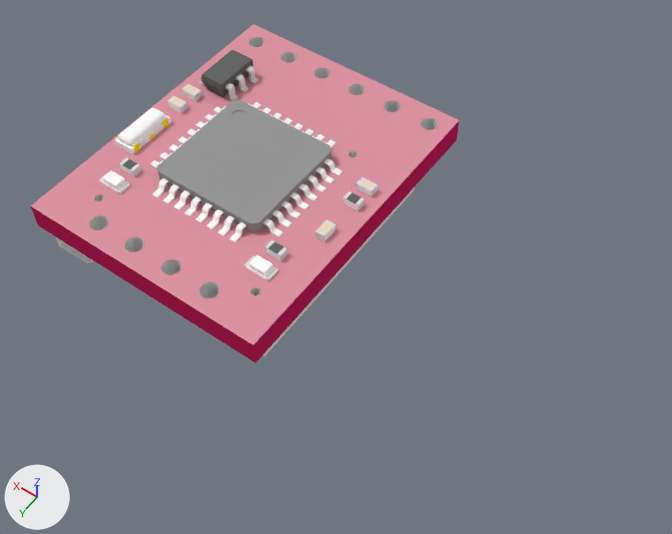
A saved change to the Blender file products/9530/geometry_edit_blender/OpenLog.blend.
One viewpoint serves both versions: a 50 mm camera at (-17.4, 36.7, 38.1) aimed at (0.6, 11.4, -1.6). Arrows for +X, +Y and +Z are at lower left; the lights stay in place.

The scene before the commit, as lines of its bpy script (objects in view):
```python
ob_mesh51_pin_1_1_group6_micro_sd_socket_pp1_model = bpy.data.objects.new('Mesh51 Pin_1_1 Group6 MICRO_SD_SOCKET_PP1 Model', me_mesh51_pin_1_1_group6_micro_sd_socket_pp1_model)
ob_mesh51_pin_1_1_group6_micro_sd_socket_pp1_model.location = (0.0, 0.0, 0.0)
ob_mesh51_pin_1_1_group6_micro_sd_socket_pp1_model.rotation_euler = (1.571, 0.0, 0.0)  # degrees (90, 0, 0)
ob_mesh52_pin_1_2_group6_micro_sd_socket_pp1_model = bpy.data.objects.new('Mesh52 Pin_1_2 Group6 MICRO_SD_SOCKET_PP1 Model', me_mesh52_pin_1_2_group6_micro_sd_socket_pp1_model)
ob_mesh52_pin_1_2_group6_micro_sd_socket_pp1_model.location = (0.0, 0.0, 0.0)
ob_mesh52_pin_1_2_group6_micro_sd_socket_pp1_model.rotation_euler = (1.571, 0.0, 0.0)  # degrees (90, 0, 0)
ob_mesh54_pin_1_4_group6_micro_sd_socket_pp1_model = bpy.data.objects.new('Mesh54 Pin_1_4 Group6 MICRO_SD_SOCKET_PP1 Model', me_mesh54_pin_1_4_group6_micro_sd_socket_pp1_model)
ob_mesh54_pin_1_4_group6_micro_sd_socket_pp1_model.location = (0.0, 0.0, 0.0)
ob_mesh54_pin_1_4_group6_micro_sd_socket_pp1_model.rotation_euler = (1.571, 0.0, 0.0)  # degrees (90, 0, 0)
ob_mesh55_pin_1_5_group6_micro_sd_socket_pp1_model = bpy.data.objects.new('Mesh55 Pin_1_5 Group6 MICRO_SD_SOCKET_PP1 Model', me_mesh55_pin_1_5_group6_micro_sd_socket_pp1_model)
ob_mesh55_pin_1_5_group6_micro_sd_socket_pp1_model.location = (0.0, 0.0, 0.0)
ob_mesh55_pin_1_5_group6_micro_sd_socket_pp1_model.rotation_euler = (1.571, 0.0, 0.0)  # degrees (90, 0, 0)
ob_mesh56_pin_1_6_group6_micro_sd_socket_pp1_model = bpy.data.objects.new('Mesh56 Pin_1_6 Group6 MICRO_SD_SOCKET_PP1 Model', me_mesh56_pin_1_6_group6_micro_sd_socket_pp1_model)
ob_mesh56_pin_1_6_group6_micro_sd_socket_pp1_model.location = (0.0, 0.0, 0.0)
ob_mesh56_pin_1_6_group6_micro_sd_socket_pp1_model.rotation_euler = (1.571, 0.0, 0.0)  # degrees (90, 0, 0)
ob_mesh58_pin_1_8_group6_micro_sd_socket_pp1_model = bpy.data.objects.new('Mesh58 Pin_1_8 Group6 MICRO_SD_SOCKET_PP1 Model', me_mesh58_pin_1_8_group6_micro_sd_socket_pp1_model)
ob_mesh58_pin_1_8_group6_micro_sd_socket_pp1_model.location = (0.0, 0.0, 0.0)
ob_mesh58_pin_1_8_group6_micro_sd_socket_pp1_model.rotation_euler = (1.571, 0.0, 0.0)  # degrees (90, 0, 0)
ob_mesh63_backpad1_body1_micro_sd_socket_pp1_model = bpy.data.objects.new('Mesh63 BackPad1 body1 MICRO_SD_SOCKET_PP1 Model', me_mesh63_backpad1_body1_micro_sd_socket_pp1_model)
ob_mesh63_backpad1_body1_micro_sd_socket_pp1_model.location = (0.0, 0.0, 0.0)
ob_mesh63_backpad1_body1_micro_sd_socket_pp1_model.rotation_euler = (1.571, 0.0, 0.0)  # degrees (90, 0, 0)
ob_mesh64_backpad2_body1_micro_sd_socket_pp1_model = bpy.data.objects.new('Mesh64 BackPad2 body1 MICRO_SD_SOCKET_PP1 Model', me_mesh64_backpad2_body1_micro_sd_socket_pp1_model)
ob_mesh64_backpad2_body1_micro_sd_socket_pp1_model.location = (0.0, 0.0, 0.0)
ob_mesh64_backpad2_body1_micro_sd_socket_pp1_model.rotation_euler = (1.571, 0.0, 0.0)  # degrees (90, 0, 0)
ob_mesh65_body1_micro_sd_socket_pp1_model = bpy.data.objects.new('Mesh65 body1 MICRO_SD_SOCKET_PP1 Model', me_mesh65_body1_micro_sd_socket_pp1_model)
ob_mesh65_body1_micro_sd_socket_pp1_model.location = (0.0, 0.0, 0.0)
ob_mesh65_body1_micro_sd_socket_pp1_model.rotation_euler = (1.571, 0.0, 0.0)  # degrees (90, 0, 0)
# also in view: 'Mesh50 SOT23_5_1 Model' at (13.0, 5.2, 1.4); 'Mesh44 TQFP32_08_1 Model' at (7.6, 10.2, 1.2); 'Mesh8 RESONATOR_SMD1 Model' at (14.1, 11.4, 1.2); 'Mesh1 pcbgroup Model' at (7.6, 9.5, 0.0)
```
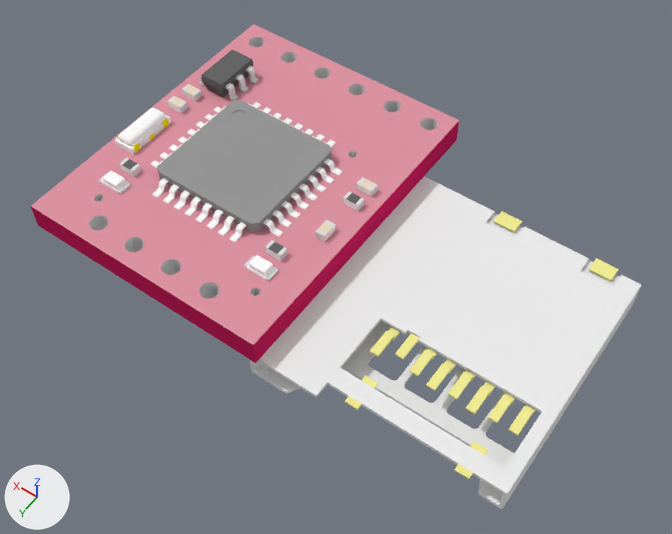
Patch to the scene script:
```diff
--- a/products/9530/geometry_edit_blender/OpenLog.blend.py
+++ b/products/9530/geometry_edit_blender/OpenLog.blend.py
@@ me_mesh65_body1_micro_sd_socket_pp1_model @@
 me_mesh65_body1_micro_sd_socket_pp1_model.from_pydata(...)  # 422 vertices, 639 faces; spans x 0.6..14.6, y -2.5..-0.8, z -18.6..-3.4
+# me_mesh65_body1_micro_sd_socket_pp1_model part 9: the whole mesh is moved by (-14.0, 0.0, -0.2)
 me_mesh65_body1_micro_sd_socket_pp1_model.materials.append(mat_lightgray_1)
@@ me_mesh58_pin_1_8_group6_micro_sd_socket_pp1_model @@
 me_mesh58_pin_1_8_group6_micro_sd_socket_pp1_model.from_pydata(...)  # 16 vertices, 10 faces; spans x 9.36..9.86, y -1.2..-0.8, z -15.05..-6.55
+# me_mesh58_pin_1_8_group6_micro_sd_socket_pp1_model part 4: the whole mesh is moved by (-14.01, 0.0, -0.16)
 me_mesh58_pin_1_8_group6_micro_sd_socket_pp1_model.materials.append(mat_charcoal_1)
@@ me_mesh53_pin_1_3_group6_micro_sd_socket_pp1_model @@
 me_mesh53_pin_1_3_group6_micro_sd_socket_pp1_model.from_pydata(...)  # 16 vertices, 10 faces; spans x 3.86..4.36, y -1.2..-0.8, z -15.05..-6.55
+# me_mesh53_pin_1_3_group6_micro_sd_socket_pp1_model part 10: the whole mesh is moved by (-14.01, 0.0, -0.16)
 me_mesh53_pin_1_3_group6_micro_sd_socket_pp1_model.materials.append(mat_charcoal_1)
@@ me_mesh51_pin_1_1_group6_micro_sd_socket_pp1_model @@
 me_mesh51_pin_1_1_group6_micro_sd_socket_pp1_model.from_pydata(...)  # 16 vertices, 10 faces; spans x 1.66..2.16, y -1.2..-0.8, z -14.85..-6.35
+# me_mesh51_pin_1_1_group6_micro_sd_socket_pp1_model part 3: the whole mesh is moved by (-14.01, 0.0, -0.16)
 me_mesh51_pin_1_1_group6_micro_sd_socket_pp1_model.materials.append(mat_charcoal_1)
@@ me_mesh63_backpad1_body1_micro_sd_socket_pp1_model @@
 me_mesh63_backpad1_body1_micro_sd_socket_pp1_model.from_pydata(...)  # 8 vertices, 6 faces; spans x 2.046..3.331, y -0.9..-0.8, z -4.073..-3.181
+# me_mesh63_backpad1_body1_micro_sd_socket_pp1_model part 8: the whole mesh is moved by (-14.009, 0.0, -0.164)
 me_mesh63_backpad1_body1_micro_sd_socket_pp1_model.materials.append(mat_charcoal_1)
@@ me_mesh64_backpad2_body1_micro_sd_socket_pp1_model @@
 me_mesh64_backpad2_body1_micro_sd_socket_pp1_model.from_pydata(...)  # 8 vertices, 6 faces; spans x 7.8..9.085, y -0.9..-0.8, z -4.073..-3.181
+# me_mesh64_backpad2_body1_micro_sd_socket_pp1_model part 7: the whole mesh is moved by (-14.009, 0.0, -0.164)
 me_mesh64_backpad2_body1_micro_sd_socket_pp1_model.materials.append(mat_charcoal_1)
@@ me_mesh52_pin_1_2_group6_micro_sd_socket_pp1_model @@
 me_mesh52_pin_1_2_group6_micro_sd_socket_pp1_model.from_pydata(...)  # 16 vertices, 10 faces; spans x 2.76..3.26, y -1.2..-0.8, z -14.85..-6.35
+# me_mesh52_pin_1_2_group6_micro_sd_socket_pp1_model part 2: the whole mesh is moved by (-14.01, 0.0, -0.16)
 me_mesh52_pin_1_2_group6_micro_sd_socket_pp1_model.materials.append(mat_charcoal_1)
@@ me_mesh57_pin_1_7_group6_micro_sd_socket_pp1_model @@
 me_mesh57_pin_1_7_group6_micro_sd_socket_pp1_model.from_pydata(...)  # 16 vertices, 10 faces; spans x 8.26..8.76, y -1.2..-0.8, z -14.45..-5.95
+# me_mesh57_pin_1_7_group6_micro_sd_socket_pp1_model part 11: the whole mesh is moved by (-14.01, 0.0, -0.16)
 me_mesh57_pin_1_7_group6_micro_sd_socket_pp1_model.materials.append(mat_charcoal_1)
@@ me_mesh55_pin_1_5_group6_micro_sd_socket_pp1_model @@
 me_mesh55_pin_1_5_group6_micro_sd_socket_pp1_model.from_pydata(...)  # 16 vertices, 10 faces; spans x 6.06..6.56, y -1.2..-0.8, z -15.05..-6.55
+# me_mesh55_pin_1_5_group6_micro_sd_socket_pp1_model part 1: the whole mesh is moved by (-14.01, 0.0, -0.16)
 me_mesh55_pin_1_5_group6_micro_sd_socket_pp1_model.materials.append(mat_charcoal_1)
@@ me_mesh54_pin_1_4_group6_micro_sd_socket_pp1_model @@
 me_mesh54_pin_1_4_group6_micro_sd_socket_pp1_model.from_pydata(...)  # 16 vertices, 10 faces; spans x 4.96..5.46, y -1.2..-0.8, z -14.85..-6.35
+# me_mesh54_pin_1_4_group6_micro_sd_socket_pp1_model part 5: the whole mesh is moved by (-14.01, 0.0, -0.16)
 me_mesh54_pin_1_4_group6_micro_sd_socket_pp1_model.materials.append(mat_charcoal_1)
@@ me_mesh56_pin_1_6_group6_micro_sd_socket_pp1_model @@
 me_mesh56_pin_1_6_group6_micro_sd_socket_pp1_model.from_pydata(...)  # 16 vertices, 10 faces; spans x 7.16..7.66, y -1.2..-0.8, z -14.85..-6.35
+# me_mesh56_pin_1_6_group6_micro_sd_socket_pp1_model part 6: the whole mesh is moved by (-14.01, 0.0, -0.16)
 me_mesh56_pin_1_6_group6_micro_sd_socket_pp1_model.materials.append(mat_charcoal_1)
```

Pixel boxes [x1, y1, x2, y2] of what changed, in the pictures (672 x 534 px):
'Mesh65 body1 MICRO_SD_SOCKET_PP1 Model', mesh moved: before [56, 187, 415, 357]; after [250, 176, 641, 509]
'Mesh53 Pin_1_3 Group6 MICRO_SD_SOCKET_PP1 Model', mesh moved (not visible before): after [466, 381, 495, 414]
'Mesh55 Pin_1_5 Group6 MICRO_SD_SOCKET_PP1 Model', mesh moved (not visible before): after [426, 359, 456, 391]
'Mesh63 BackPad1 body1 MICRO_SD_SOCKET_PP1 Model', mesh moved (not visible before): after [589, 258, 619, 281]
'Mesh51 Pin_1_1 Group6 MICRO_SD_SOCKET_PP1 Model', mesh moved (not visible before): after [509, 404, 535, 435]
'Mesh58 Pin_1_8 Group6 MICRO_SD_SOCKET_PP1 Model', mesh moved (not visible before): after [370, 327, 400, 357]
'Mesh52 Pin_1_2 Group6 MICRO_SD_SOCKET_PP1 Model', mesh moved (not visible before): after [488, 393, 515, 423]
'Mesh54 Pin_1_4 Group6 MICRO_SD_SOCKET_PP1 Model', mesh moved (not visible before): after [448, 370, 476, 399]
'Mesh64 BackPad2 body1 MICRO_SD_SOCKET_PP1 Model', mesh moved (not visible before): after [494, 211, 522, 232]
'Mesh56 Pin_1_6 Group6 MICRO_SD_SOCKET_PP1 Model', mesh moved (not visible before): after [409, 348, 437, 376]
'Mesh57 Pin_1_7 Group6 MICRO_SD_SOCKET_PP1 Model', mesh moved (not visible before): after [395, 333, 419, 359]
